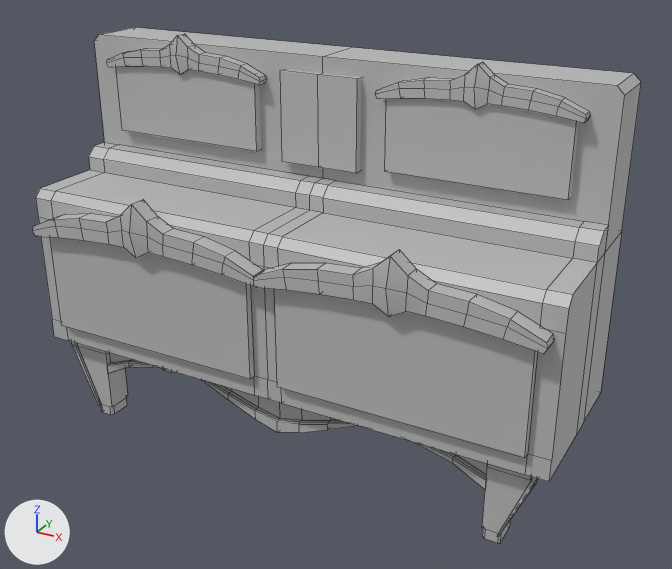
One commit to the FBX model Assets/Models/Static Mesh/STM_Cabinet.fbx: the scene before it, then after it.
Rendered twice from a 50 mm lens placed at (2.68, -4.39, 2.26), pointed at (0.28, -0.02, 0.08). The lights are fixed; the arrows at lower left show +X, +Y and +Z. Mesh edges are drawn as thin lines. Where no turn or scale is listed for an object, it has been applied to the vertices. Vertices at the same position are counted once.

In view in the first picture: 'pCube5_polySurface1'.
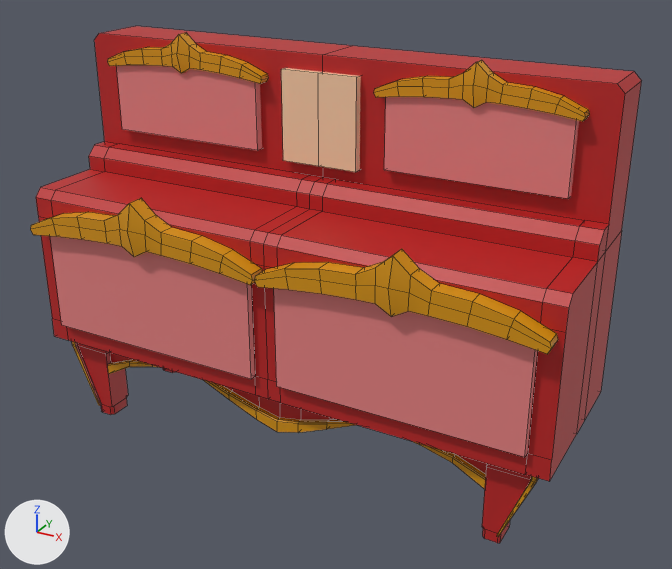
The newer file is also rescaled (x0.997), turned or shifted as a whole; pictures and numbers use the older file's frame.

Where the change shows, as pixel boxes [x1, y1, x2, y2] in the pictures (672 x 569 px; the box of a moved part takes in the faces that stretch with it):
'pCube5_polySurface1', reshaped
    before: [33, 27, 641, 543]
    after: [31, 26, 641, 543]
part 1 of me_mesh, moved or reshaped
    before: [107, 34, 267, 85]
    after: [254, 249, 558, 354]
part 2 of me_mesh, moved or reshaped
    before: [280, 69, 361, 173]
    after: [281, 68, 361, 172]
part 3 of me_mesh, moved or reshaped
    before: [385, 98, 579, 200]
    after: [384, 97, 579, 199]
part 4 of me_mesh, added
    after: [108, 33, 269, 84]
part 5 of me_mesh, moved or reshaped
    before: [33, 27, 641, 354]
    after: [31, 26, 641, 285]
part 6 of me_mesh, moved or reshaped
    before: [76, 346, 101, 405]
    after: [78, 346, 112, 415]
part 7 of me_mesh, recoloured
    both: [72, 342, 538, 536]
part 8 of me_mesh, recoloured
    both: [50, 237, 537, 457]
part 9 of me_mesh, recoloured (grey to red)
    both: [36, 146, 622, 543]

Edits to the bpy script that builds the scene:
```text
Add mat_envgold2_plc:
    mat_envgold2_plc = principled_material('EnvGold2_PLC')
    mat_envgold2_plc.base_color = (0.94, 0.622, 0.395)  # beige #f8cfa9
Add mat_envred_5:
    mat_envred_5 = principled_material('EnvRed_5')
    mat_envred_5.base_color = (0.5, 0.015, 0.015)  # red #bc2121
Add mat_envgold_5:
    mat_envgold_5 = principled_material('EnvGold_5')
    mat_envgold_5.base_color = (0.68, 0.295, 0.0)  # orange #d79400
Add mat_envred_3:
    mat_envred_3 = principled_material('EnvRed_3')
    mat_envred_3.base_color = (0.79, 0.221, 0.221)  # pink #e68181
Change me_mesh:
    used by ob_pcube5_polysurface1; location = (0.906, -0.072, 0.18)
    remove me_mesh.from_pydata(...)  # 790 vertices, 742 faces; spans x -2.46..0.85, y -0.57..0.57, z -1.22..1.22
    add me_mesh.from_pydata(...)  # 788 vertices, 742 faces; spans x -2.46..0.85, y -0.57..0.58, z -1.22..1.23
    me_mesh part 1: the loose piece of 66 vertices spanning x -2.31..-1.17, y 0.12..0.22, z 0.98..1.22 is scaled about its middle by (-1.42, 1.42, 1.42), then moved by (1.75, -0.67, -0.86), in mat_envgold_5 (orange #d79400)
    me_mesh part 2: the loose piece of 12 vertices spanning x -1.05..-0.56, y 0.17..0.54, z 0.54..1.07 is moved by (0.0, 0.0, 0.01), in mat_envgold2_plc (beige #f8cfa9)
    me_mesh part 3: the loose piece of 8 vertices spanning x -0.38..0.65, y 0.17..0.54, z 0.58..1.04 is moved by (0.0, 0.0, 0.01), in mat_envred_3 (pink #e68181)
    me_mesh part 4: the loose piece of 66 vertices spanning x -2.31..-1.17, y 0.12..0.22, z 0.98..1.22 is copied, and the copy is moved by (0.01, 0.0, 0.01), in mat_envgold_5 (orange #d79400); it spans x -2.3..-1.16, y 0.12..0.22, z 0.99..1.23
    me_mesh part 5: 15 vertices moved from x -2.46..0.85, y 0.15..0.57, z 1.04..1.16 to x -2.46..0.85, y 0.15..0.58, z 1.04..1.17; 201 vertices removed from x -2.41..0.8, y -0.57..0.54, z 0.07..1.22; 133 vertices added at x -2.43..0.69, y -0.57..0.54, z 0.07..1.23
    me_mesh part 6: 9 vertices removed from x -2.38..-2.11, y -0.35..0.49, z -1.16..-0.65; 9 vertices added at x -2.38..-2.11, y -0.34..0.49, z -1.16..-0.65
    me_mesh part 7: 159 faces spanning x -2.38..0.77, y -0.36..0.31, z -1.16..-0.65 switch from mat_lambert1 (grey #bcbcbc) to mat_envgold_5 (orange #d79400)
    me_mesh part 8: 53 faces spanning x -2.38..0.77, y -0.47..0.48, z -1.16..0.15 switch from mat_lambert1 (grey #bcbcbc) to mat_envred_3 (pink #e68181)
    me_mesh part 9: 171 faces spanning x -2.46..0.85, y -0.47..0.58, z -1.22..1.17 switch from mat_lambert1 (grey #bcbcbc) to mat_envred_5 (red #bc2121)
    add me_mesh.materials.append(mat_envgold2_plc)  # beige #f8cfa9
```
